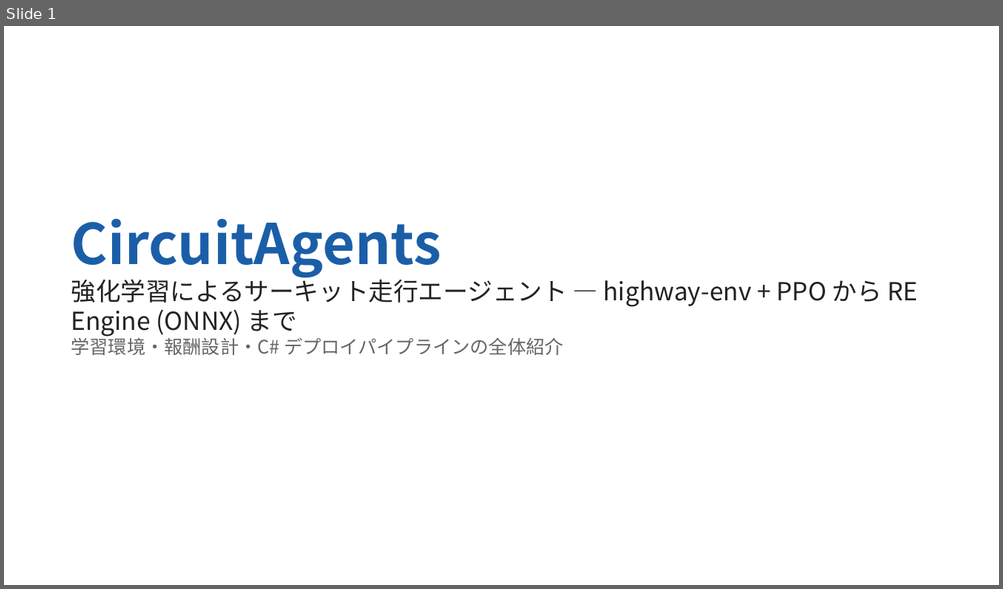
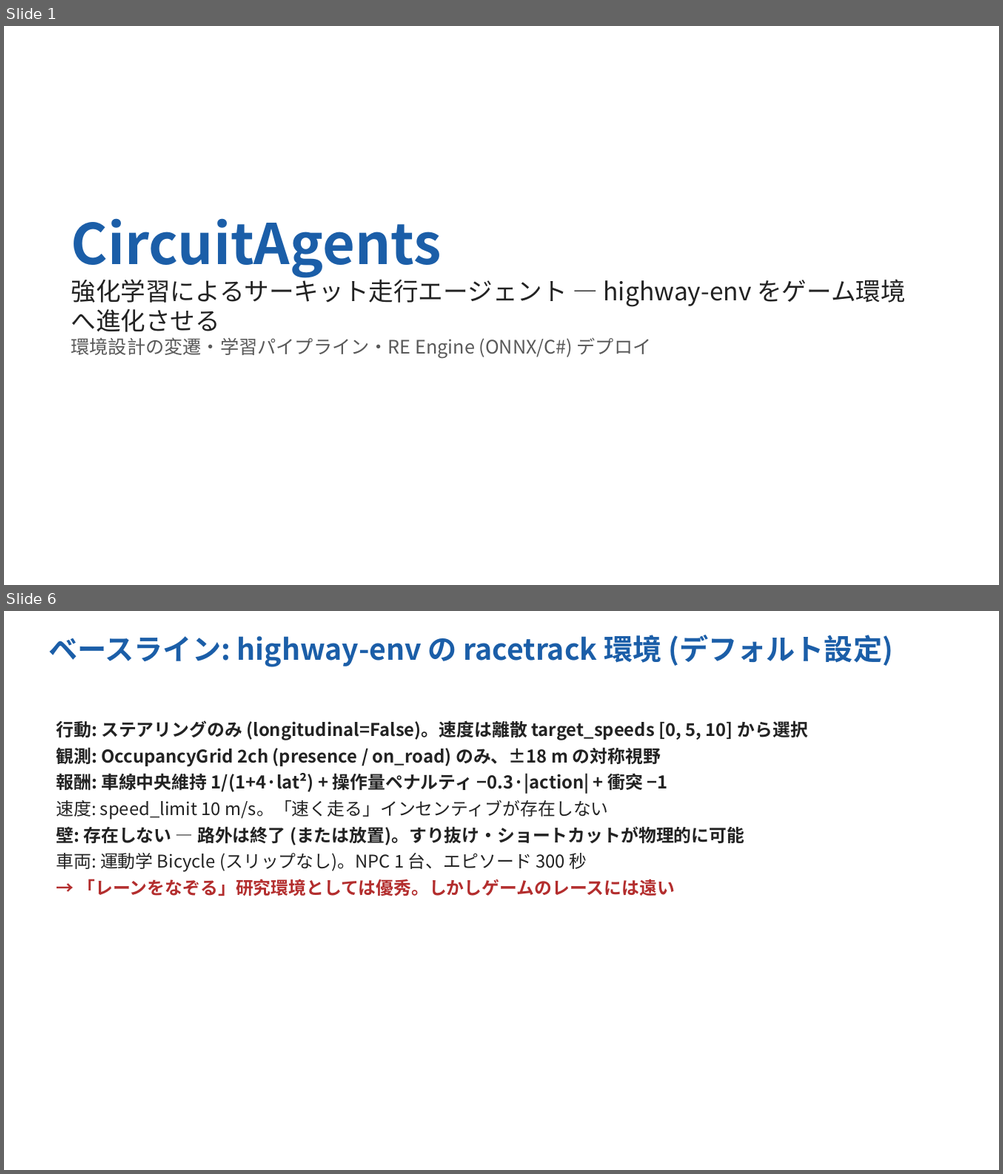
Before and after one commit to Evergarden0101/CircuitAgents, a slide deck: docs/CircuitAgents_intro_ja.pptx. Shown one above the other, each under a label of ours: slide 1 before the commit, slides 1 and 6 after it; the slides between them are not shown. The pictures are 1003x589 and 1003x1174 pixels, drawn with LibreOffice and Linux fonts; fonts in the diff are those of the drawing. Boxes give left, top, right and bottom in pixels: in the first picture for what was removed or moved away, otherwise in the second. Text is boxed around its words. In the diff, an @@ line names an element or a change of style, - is before the commit and + after.

```diff
--- a/docs/CircuitAgents_intro_ja.pptx
+++ b/docs/CircuitAgents_intro_ja.pptx
@@ slide 6 added at (4, 611, 999, 1170), background #FFFFFF @@
@@ text added at (48, 635, 893, 667), 28 pt, text #1B5EA8, bold @@
+ベースライン: highway-env の racetrack 環境 (デフォルト設定)
@@ text added at (56, 721, 808, 896), 17 pt, text #222222, bold @@
+行動: ステアリングのみ (longitudinal=False)。速度は離散 target_speeds [0, 5, 10] から選択
+観測: OccupancyGrid 2ch (presence / on_road) のみ、±18 m の対称視野
+報酬: 車線中央維持 1/(1+4·lat²) + 操作量ペナルティ −0.3·|action| + 衝突 −1
+速度: speed_limit 10 m/s。「速く走る」インセンティブが存在しない
+壁: 存在しない — 路外は終了 (または放置)。すり抜け・ショートカットが物理的に可能
+車両: 運動学 Bicycle (スリップなし)。NPC 1 台、エピソード 300 秒
+→ 「レーンをなぞる」研究環境としては優秀。しかしゲームのレースには遠い
@@ slide 1 changed as well @@
@@ text at (71, 275, 905, 358): text changed @@
-強化学習によるサーキット走行エージェント — highway-env + PPO から RE Engine (ONNX) まで
-学習環境・報酬設計・C# デプロイパイプラインの全体紹介
+強化学習によるサーキット走行エージェント — highway-env をゲーム環境へ進化させる
+環境設計の変遷・学習パイプライン・RE Engine (ONNX/C#) デプロイ
```
Also in this commit, not shown: 2 other slides changed, 13 other slides added, 8 slides removed, 7 other files.
